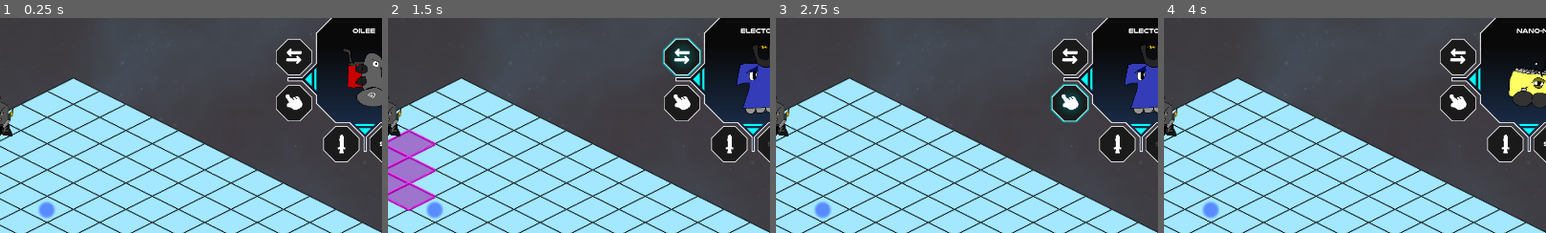
Above: before the commit, frames 1-4 (left to right).
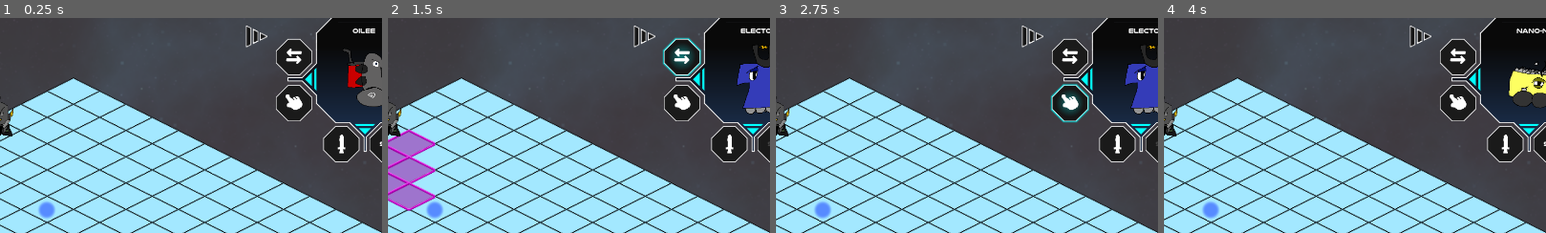
Above: after the commit, the same moments.

Repository: ScottHo/tactics
Game: Godot game, scene res://level.tscn
Two runs of this game, one before a commit and one after it. Both use one fixed random seed, a clock stepped at 60 frames per second and the inputs below.
Inputs (mouse positions are % of the whole screen's width and height, from its top left):
- Up to frame 1 (0.25 s): no input
- Up to frame 2 (1.5 s): click "End Turn" at 0.5 s; click (74, 11) at 1.25 s
- Up to frame 3 (2.75 s): click (74, 21) at 2 s
- Up to frame 4 (4 s): click (80, 31) at 2.75 s; click "End Turn" at 3.5 s
The pictures show only the part of the screen within x 36-86%, y 2-52%; the shares and areas given below are measured in that part.

The runs differ from the first frame. In frame 1, 0.3% of the frame differs, in the area x 64-70%, y 3-14%; in frame 2, 0.3%, in the area x 64-78%, y 3-19%; in frame 3, 0.3%; in frame 4, 0.3%.

Commit message:
Turn Initiative Sprites

Diff:
--- a/TurnService.gd
+++ b/TurnService.gd
@@ -17,11 +17,8 @@
             turnNode.total = randi_range(1, 9) * 10
         _turnNodes.append(turnNode)
 
-    _turnCache.append(findNextTurn())
-    _turnCache.append(findNextTurn())
-    _turnCache.append(findNextTurn())
-    _turnCache.append(findNextTurn())
-    _turnCache.append(findNextTurn())
+    for i in range(5):
+        _turnCache.append(findNextTurn())
     return
 
 func updateDeaths():
--- a/menu.gd
+++ b/menu.gd
@@ -21,6 +21,9 @@
 @onready var currentTurnLabel: Label = $CharacterContainer/CurrentTurnLabel
 @onready var healthLabel: Label = $CharacterContainer/HealthLabel
 @onready var damageLabel: Label = $CharacterContainer/DamageLabel
+@onready var expandHover: Sprite2D = $TurnsContainer/ExpandHover
+@onready var turnSprites: Array = [$TurnsContainer/Turn0, $TurnsContainer/Turn1,
+    $TurnsContainer/Turn2, $TurnsContainer/Turn3, $TurnsContainer/Turn4]
 
 
 func _ready():
@@ -39,7 +42,10 @@
     setup_action_button(attackButton, ActionType.ATTACK)
     setup_action_button(action1Button, ActionType.ACTION1)
     setup_action_button(action2Button, ActionType.ACTION2)
-
+    $TurnsContainer/ExpandReference.mouse_entered.connect(func():
+        show_future_turns(true))
+    $TurnsContainer/ExpandReference.mouse_exited.connect(func():
+        show_future_turns(false))
     cache_button_states()
     _tab_dict = {}
     return
@@ -87,11 +93,28 @@
     return
 
 func showTurns(turns: Array[int]):
-    $TurnLabelsContainer/FutureTurnsLabel5.text = _state.get_entity(turns[0]).display_name
-    $TurnLabelsContainer/FutureTurnsLabel4.text = _state.get_entity(turns[1]).display_name
-    $TurnLabelsContainer/FutureTurnsLabel3.text = _state.get_entity(turns[2]).display_name
-    $TurnLabelsContainer/FutureTurnsLabel2.text = _state.get_entity(turns[3]).display_name
-    $TurnLabelsContainer/FutureTurnsLabel.text = _state.get_entity(turns[4]).display_name
+    _setup_turn_sprite(_state.get_entity(turns[0]), turnSprites[0])
+    _setup_turn_sprite(_state.get_entity(turns[1]), turnSprites[1])
+    _setup_turn_sprite(_state.get_entity(turns[2]), turnSprites[2])
+    _setup_turn_sprite(_state.get_entity(turns[3]), turnSprites[3])
+    _setup_turn_sprite(_state.get_entity(turns[4]), turnSprites[4])
+    return
+
+func _setup_turn_sprite(entity: Entity, sprite: Sprite2D):
+    sprite.texture = entity.sprite.texture_resource()
+    sprite.scale = entity.sprite.texture_scale()*1.3
+    return
+
+func show_future_turns(show):
+    #if show:
+    #    expandHover.texture = load("res://Assets/expand-button-glow.png")
+    #else:
+    #    expandHover.texture = load("res://Assets/expand-button.png")
+    turnSprites[0].visible = show
+    turnSprites[1].visible = show
+    turnSprites[2].visible = show
+    turnSprites[3].visible = show
+    turnSprites[4].visible = show
     return
 
 func showCurrentTurn(turn: int):
--- a/menu.tscn
+++ b/menu.tscn
@@ -13,6 +13,7 @@
 [ext_resource type="Texture2D" uid="uid://b8pefgb5l0j42" path="res://Assets/arrow_reserve.png" id="11_p5wk3"]
 [ext_resource type="Texture2D" uid="uid://cb20eq0yo3eql" path="res://Assets/pointer.png" id="12_kln7r"]
 [ext_resource type="Texture2D" uid="uid://dodutmihl1csn" path="res://Assets/item_sword.png" id="12_xlgau"]
+[ext_resource type="Texture2D" uid="uid://dhyotx8kv2bn1" path="res://Assets/expand-button.png" id="14_f8s5v"]
 
 [node name="Node2D" type="Node2D"]
 z_index = 10
@@ -23,60 +24,6 @@
 offset_top = 50.0
 offset_right = 644.0
 offset_bottom = 73.0
-
-[node name="TurnLabelsContainer" type="Control" parent="."]
-visible = false
-layout_mode = 3
-anchors_preset = 0
-offset_left = 893.752
-offset_top = 32.7025
-offset_right = 933.752
-offset_bottom = 72.7025
-
-[node name="FutureTurnsLabel" type="Label" parent="TurnLabelsContainer"]
-layout_mode = 0
-offset_left = 17.0
-offset_top = -10.0
-offset_right = 57.0
-offset_bottom = 16.0
-theme_override_font_sizes/font_size = 11
-text = "1"
-
-[node name="FutureTurnsLabel2" type="Label" parent="TurnLabelsContainer"]
-layout_mode = 0
-offset_left = 17.0
-offset_top = 10.0
-offset_right = 57.0
-offset_bottom = 29.0
-theme_override_font_sizes/font_size = 11
-text = "1"
-
-[node name="FutureTurnsLabel3" type="Label" parent="TurnLabelsContainer"]
-layout_mode = 0
-offset_left = 17.0
-offset_top = 30.0
-offset_right = 57.0
-offset_bottom = 56.0
-theme_override_font_sizes/font_size = 11
-text = "1"
-
-[node name="FutureTurnsLabel4" type="Label" parent="TurnLabelsContainer"]
-layout_mode = 0
-offset_left = 17.0
-offset_top = 50.0
-offset_right = 57.0
-offset_bottom = 76.0
-theme_override_font_sizes/font_size = 11
-text = "1"
-
-[node name="FutureTurnsLabel5" type="Label" parent="TurnLabelsContainer"]
-layout_mode = 0
-offset_left = 17.0
-offset_top = 70.0
-offset_right = 57.0
-offset_bottom = 96.0
-theme_override_font_sizes/font_size = 11
-text = "1"
 
 [node name="MechanicContainer" type="ReferenceRect" parent="."]
 offset_left = 1177.1
@@ -336,3 +283,40 @@
 [node name="EntityTabContainer" type="ReferenceRect" parent="."]
 offset_right = 302.0
 offset_bottom = 864.0
+
+[node name="TurnsContainer" type="ReferenceRect" parent="."]
+offset_left = 1050.52
+offset_top = 32.0361
+offset_right = 1090.52
+offset_bottom = 72.0361
+
+[node name="ExpandHover" type="Sprite2D" parent="TurnsContainer"]
+position = Vector2(8.88391, 19.1546)
+scale = Vector2(0.7, 0.7)
+texture = ExtResource("14_f8s5v")
+
+[node name="ExpandReference" type="ReferenceRect" parent="TurnsContainer"]
+offset_left = -19.5236
+offset_top = -10.1935
+offset_right = 40.4764
+offset_bottom = 49.8065
+
+[node name="Turn0" type="Sprite2D" parent="TurnsContainer"]
+visible = false
+position = Vector2(-45.4863, 17.8256)
+
+[node name="Turn1" type="Sprite2D" parent="TurnsContainer"]
+visible = false
+position = Vector2(-100.486, 17.8256)
+
+[node name="Turn2" type="Sprite2D" parent="TurnsContainer"]
+visible = false
+position = Vector2(-155.486, 17.8256)
+
+[node name="Turn3" type="Sprite2D" parent="TurnsContainer"]
+visible = false
+position = Vector2(-210.486, 17.8256)
+
+[node name="Turn4" type="Sprite2D" parent="TurnsContainer"]
+visible = false
+position = Vector2(-265.486, 17.8256)
Binary file added: Assets/expand-button-glow.png
Not shown, added: Assets/expand-button-glow.png.import
Binary file added: Assets/expand-button.png
Not shown, added: Assets/expand-button.png.import
Binary file changed: Assets/panel_button_glow.png
Not shown: 1 places in menu.tscn that only renumber resources
